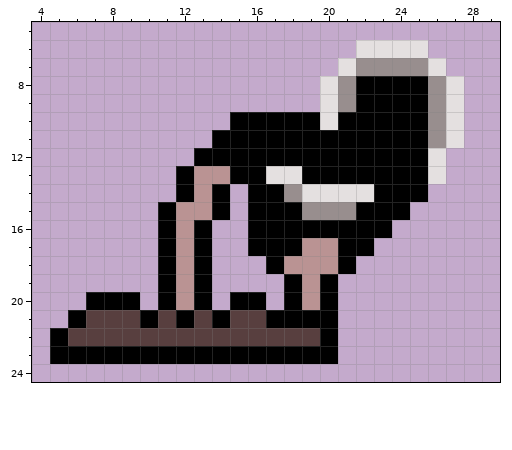
A pixel-art sprite gets an edit: resources/gfx/items/collectibles/bookofjob.png. Above: the version before the commit.
The file is 32x32 pixels. Shown: x 4..29, y 5..24.
Now the later version:
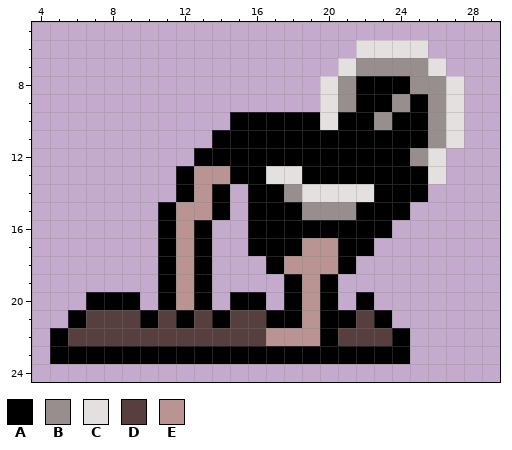
Palette (. is transparent): A #000000  B #988e8e  C #e4e0e0  D #583f3f  E #ba9393
The edit:
There is now colour A in row 20 at x 22; in row 21 at x 21 and 23; in row 22 at x 24; in row 23 at x 21 to 24.
The edit turns colour A into colour B in row 8 at x 25; in row 9 at x 24; in row 10 at x 23; in row 12 at x 25.
There is now colour D in row 21 at x 22; in row 22 at x 21 to 23.
The edit turns colour A into colour E in row 21 at x 19.
The edit turns colour D into colour E in row 22 at x 17 to 19.
Boxes around the changes in both pictures, in picture pixels (x1, y1, x2, y2):
changed: (374, 76, 428, 166)
changed: (266, 292, 410, 364)
